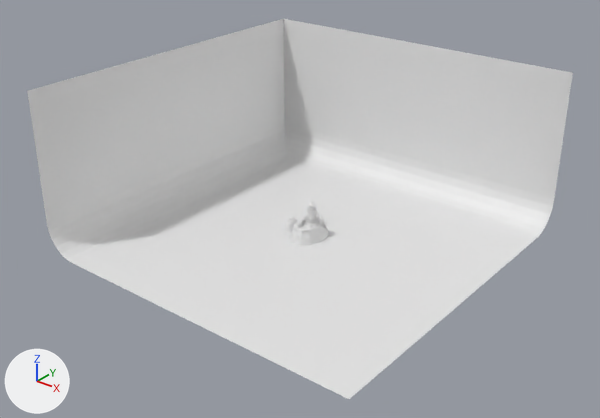
Two versions of the glTF model public/models/lighthouse.glb, one commit apart.
One viewpoint serves both versions: a 50 mm lens placed at (132.5, -169.4, 112.3), pointed at (1.5, -5.7, 10.8). Every picture has the same lights, and +X, +Y and +Z are marked at lower left. Where no turn or scale is listed for an object, it has been applied to the vertices. Vertices at the same position are counted once.

Script lines for the objects in view, before the commit:
```python
me_plane_006 = bpy.data.meshes.new('Plane.006')
me_plane_006.from_pydata(...)  # 25 vertices, 30 faces; spans x -51.8..51.8, y -51.8..51.8, z 0.0..47.7
me_vert_005 = bpy.data.meshes.new('Vert.005')
me_vert_005.from_pydata(...)  # 320 vertices, 563 faces; spans x -2.11..6.0, y -3.64..9.37, z -2.45..1.1
me_vert_008 = bpy.data.meshes.new('Vert.008')
me_vert_008.from_pydata(...)  # 559 vertices, 1056 faces; spans x -7.04..2.25, y -3.23..9.03, z -1.52..3.12
ob_ground = bpy.data.objects.new('Ground', me_plane_006)
ob_ground.location = (0.0, 0.0, -1.7)
ob_main_island_002_mainisland = bpy.data.objects.new('main_island.002_Mainisland', me_vert_008)
ob_main_island_002_mainisland.location = (1.5, -1.5, -0.1)
ob_mini_island_001_mainisland = bpy.data.objects.new('mini_island.001_Mainisland', me_vert_005)
ob_mini_island_001_mainisland.location = (-8.4, 3.6, 0.0)
```
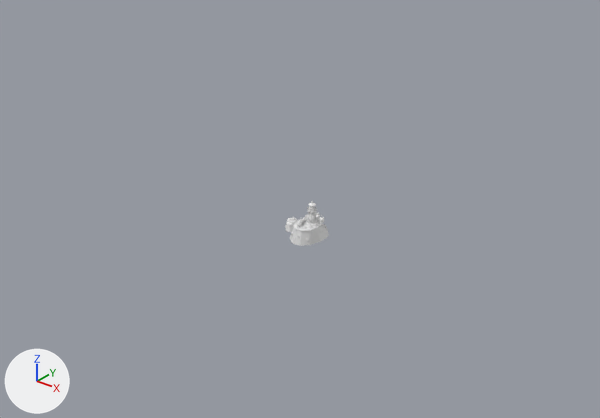
Where the newer file only moved an object's origin or applied its transform, the numbers keep the older frame.

The change, as a diff of the scene's bpy script:
```diff
--- a/public/models/lighthouse.glb.py
+++ b/public/models/lighthouse.glb.py
@@ me_vert_008 @@
 # used by ob_main_island_002_mainisland; location = (1.5, -1.5, -0.1)
-me_vert_008.from_pydata(...)  # 559 vertices, 1056 faces; spans x -7.04..2.25, y -3.23..9.03, z -1.52..3.12
+me_vert_008.from_pydata(...)  # 769 vertices, 1401 faces; spans x -12.0..2.25, y -3.23..14.54, z -2.34..3.12
+# me_vert_008 part 1: a new loose piece of 70 vertices spanning x -10.84..-8.33, y 1.53..4.05, z -1.52..0.82
+# me_vert_008 part 2: 23 vertices moved from x -0.33..2.18, y 1.82..8.99, z -1.52..3.06 to x -0.44..2.14, y 1.72..9.0, z -1.52..3.08; 128 vertices removed from x -5.46..1.77, y 4.08..8.51, z -1.52..3.07; 18 vertices added at x -2.85..1.8, y 4.07..8.52, z 0.08..3.07
@@ ob_mini_island_001_mainisland @@
-ob_mini_island_001_mainisland = bpy.data.objects.new('mini_island.001_Mainisland', me_vert_005)
-ob_mini_island_001_mainisland.location = (-8.4, 3.6, 0.0)
@@ ob_ground @@
-ob_ground = bpy.data.objects.new('Ground', me_plane_006)
-ob_ground.location = (0.0, 0.0, -1.7)
```

Pixel boxes [x1, y1, x2, y2] of what changed, in the pictures (600 x 418 px):
'Ground', deleted
    before: [27, 19, 573, 399]
'mini_island.001_Mainisland', deleted
    before: [285, 213, 324, 232]
part 1 of me_vert_008, added
    after: [285, 222, 293, 232]
part 2 of me_vert_008, cut back
    both: [315, 225, 328, 242]
